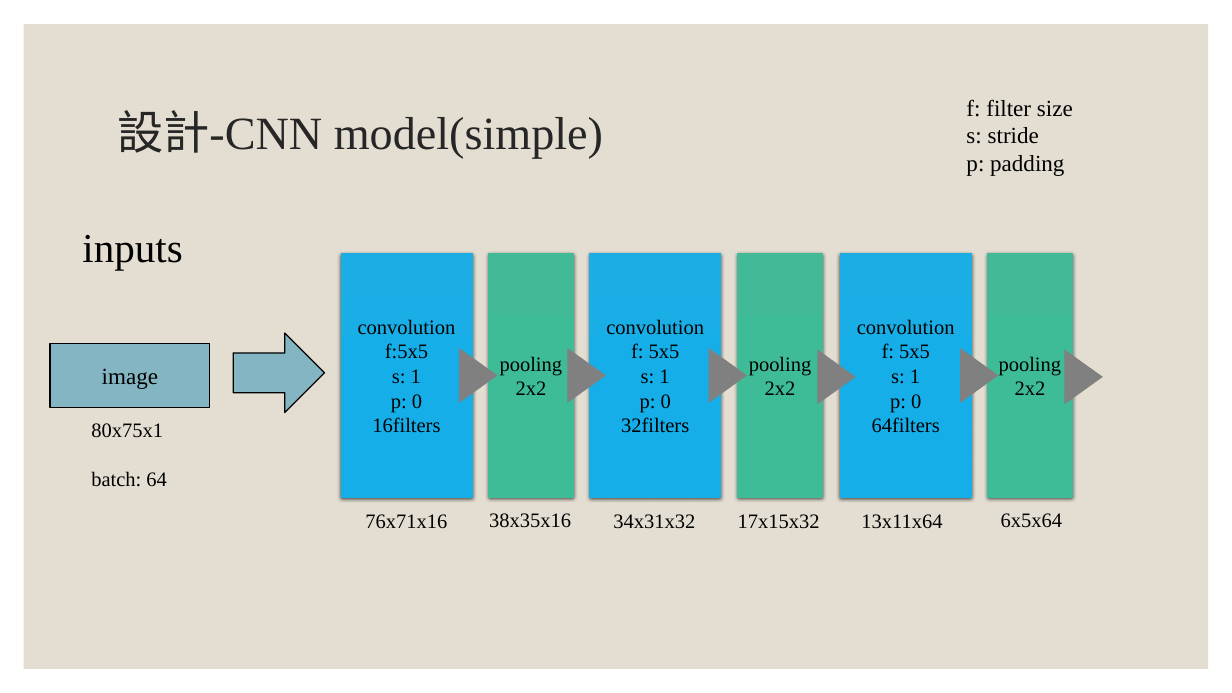
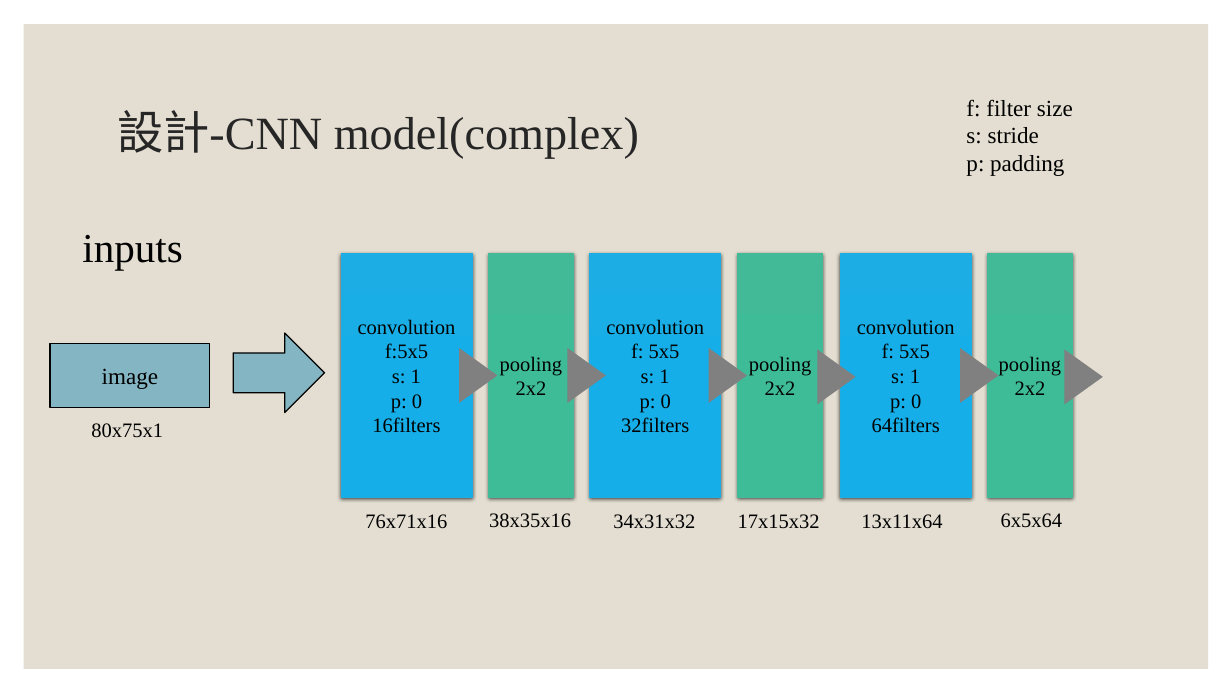
Before and after one commit to San-Zero/ML_homework, a slide deck: slide 8 of Dino-AI .pptx. Drawn at 1232x693 pixels with LibreOffice and Linux fonts; fonts in the diff are those of the drawing. Boxes give left, top, right and bottom in pixels: in the first picture for what was removed or moved away, otherwise in the second. Text is boxed around its words. In the diff, an @@ line names an element or a change of style, - is before the commit and + after.

```diff
--- a/Dino-AI .pptx
+++ b/Dino-AI .pptx
@@ title at box(117, 110, 639, 158): text changed @@
-設計-CNN model(simple)
+設計-CNN model(complex)
@@ text at box(91, 471, 166, 487): paragraph removed @@
-batch: 64
```
Also in this commit, not shown: 4 other slides changed, 2 slides added, 2 slides removed, 1 other file.
